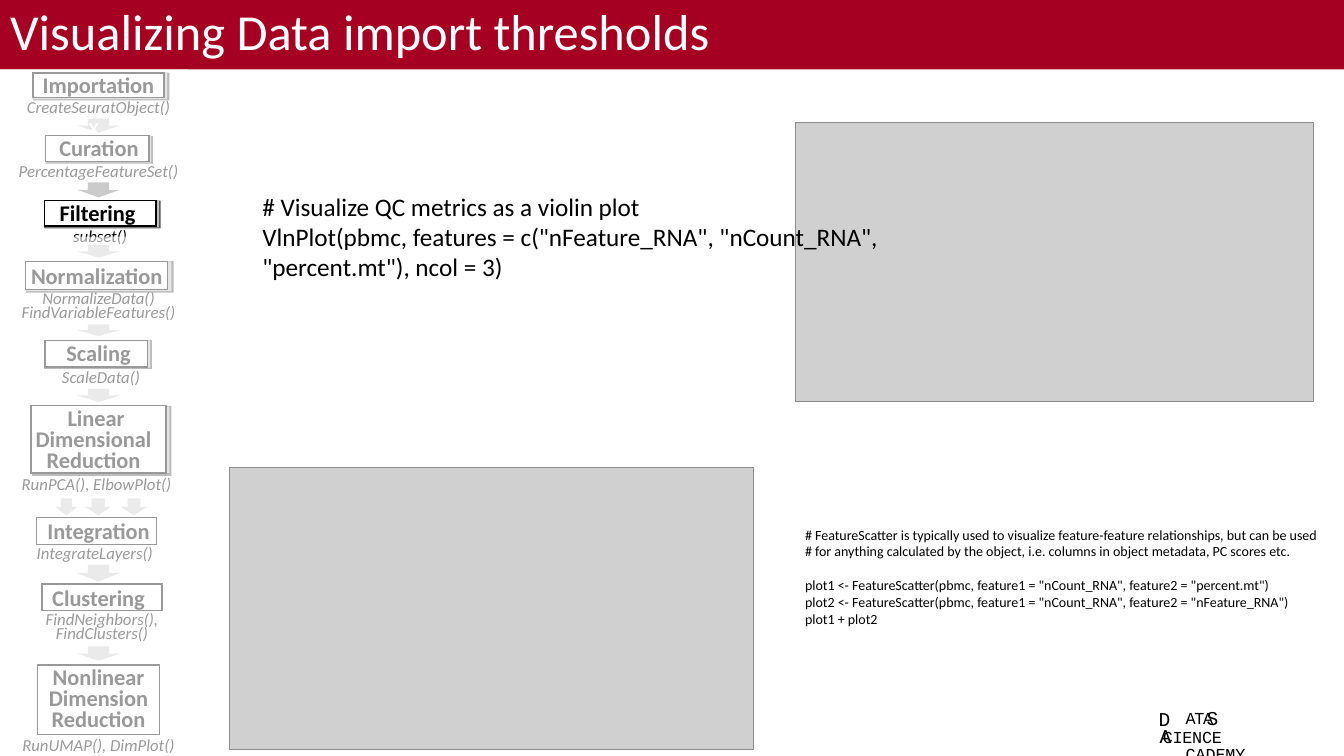
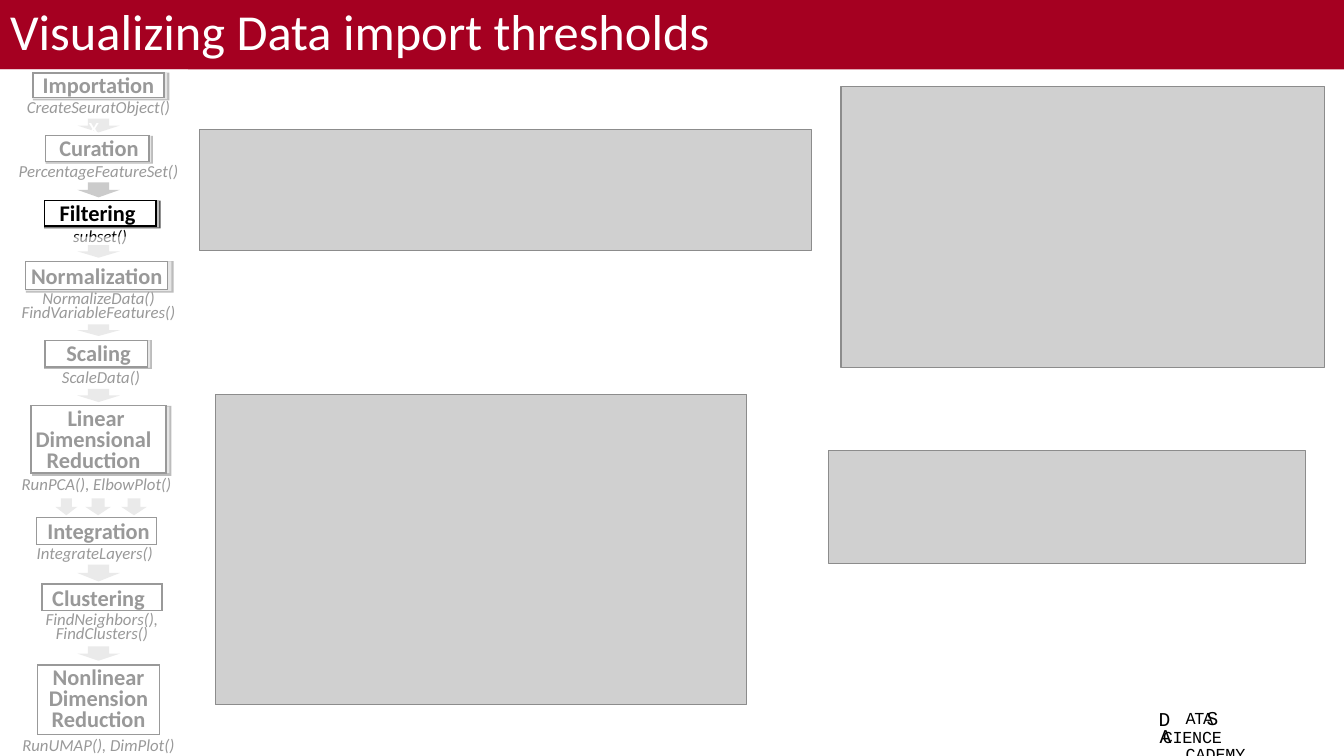
Before and after one commit to bacorli2/scrna_workshop, a slide deck: slide 11 of M5_Seurat_DGE_and_Exploratory/M5_Seurat_DGE_Exploratory.pptx. Drawn at 1344x756 pixels with LibreOffice and Linux fonts; fonts in the diff are those of the drawing; grey boxes stand for pictures; background and template pictures are left out. Boxes give left, top, right and bottom in pixels: in the first picture for what was removed or moved away, otherwise in the second. Text is boxed around its words. In the diff, an @@ line names an element or a change of style, - is before the commit and + after.

```diff
--- a/M5_Seurat_DGE_and_Exploratory/M5_Seurat_DGE_Exploratory.pptx
+++ b/M5_Seurat_DGE_and_Exploratory/M5_Seurat_DGE_Exploratory.pptx
@@ picture: place and size @@
-picture at (796,123,1314,402)
+picture at (841,86,1325,367)
@@ picture added at (200,129,812,250) @@
@@ text removed at (262,198,877,280) @@
-# Visualize QC metrics as a violin plot
-VlnPlot(pbmc, features = c("nFeature_RNA", "nCount_RNA", "percent.mt"), ncol = 3)
@@ picture: place and size @@
-picture at (230,468,754,750)
+picture at (215,394,747,705)
@@ picture added at (829,451,1306,563) @@
@@ text removed at (805,530,1317,627) @@
-# FeatureScatter is typically used to visualize feature-feature relationships, but can be used
-# for anything calculated by the object, i.e. columns in object metadata, PC scores etc.
-plot1 <- FeatureScatter(pbmc, feature1 = "nCount_RNA", feature2 = "percent.mt")
-plot2 <- FeatureScatter(pbmc, feature1 = "nCount_RNA", feature2 = "nFeature_RNA")
-plot1 + plot2
```
Also in this commit, not shown: 7 other slides changed, 1 other file.
